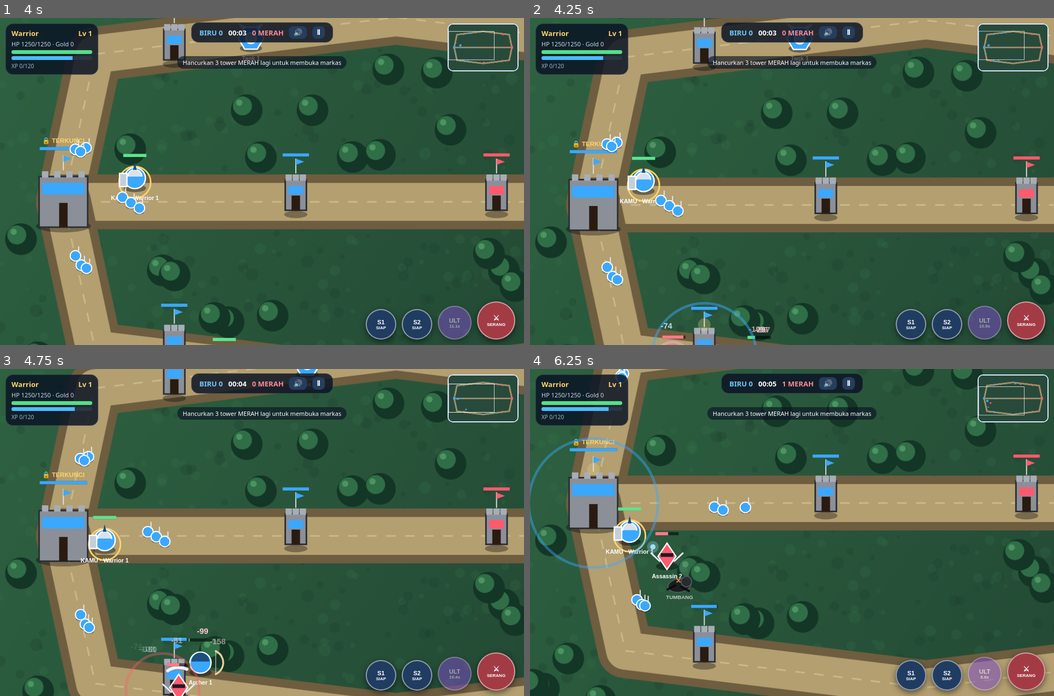
Above: before the commit, frames 1-4 (two rows, left to right).
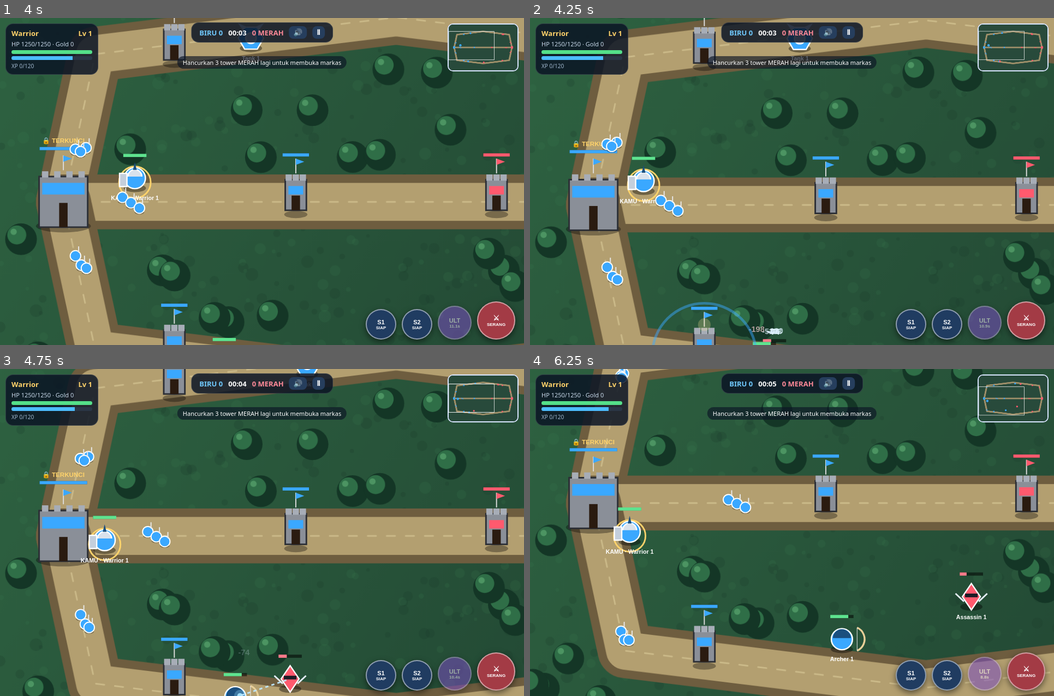
Above: after the commit, the same moments.

Repository: vexelkang-cell/gamepai
Game: browser game, page games/vexel-legend-2-arena/index.html
Same seed, same stepped clock (60 frames per second), same inputs: the game is played once before the commit and once after it.
Inputs:
- Up to frame 1 (4 s): click "MULAI PERTANDINGAN" at 0.27 s; hold Right 1.03-1.53 s; tap Space every 0.5 s from 1.1 to 3.6 s; hold Down 1.58-1.85 s; hold Left 1.9-2.47 s; hold Up 2.52-2.82 s; hold Right 2.87-3.53 s; hold Up 3.58-3.82 s; hold Left from 3.87 s (still down)
- Up to frame 2 (4.25 s): keep holding Left; tap Space at 4.1 s
- Up to frame 3 (4.75 s): release Left at 4.3 s; hold Down 4.35-4.68 s; tap Space at 4.6 s; hold Right from 4.73 s (still down)
- Up to frame 4 (6.25 s): tap Space at 5.1, 5.6, 6.1 s; release Right at 5.23 s; hold Down 5.28-5.55 s; hold Left 5.6-6.17 s; hold Up from 6.22 s (still down)

Frame 1 is identical in both runs. In frame 2, 0.3% of the frame differs, in the area x 11-95%, y 2-100%; in frame 3, 1.4%; in frame 4, 2.5%, in the area x 0-95%, y 0-90%.

Commit message:
Improve enemy hero tower awareness and safer lane pushes

Diff:
--- a/games/vexel-legend-2-arena/index.html
+++ b/games/vexel-legend-2-arena/index.html
@@ -199,6 +199,31 @@
   .map(s=>({s,t:near(blueHeroes,s,360)})).filter(v=>v.t)
   .sort((a,b)=>dist(a.s,h)-dist(b.s,h))[0];
  if(threatenedTower&&(!target||dist(threatenedTower.t,h)<dist(target,h)*1.25))target=threatenedTower.t;
+
+ // AI merah membaca zona tower biru dan tidak asal mengejar target ke dalam jangkauan tower.
+ const enemyTower=S.filter(s=>s.team==='blue'&&s.kind==='tower'&&!s.dead)
+  .map(s=>({s,d:dist(s,h)})).sort((a,b)=>a.d-b.d)[0];
+ if(enemyTower){
+  const tw=enemyTower.s,td=enemyTower.d;
+  const targetUnderTower=!!(target&&dist(target,tw)<tw.rng+45);
+  const alliedMinions=U.filter(v=>!v.dead&&!v.hero&&v.team==='red'&&dist(v,tw)<tw.rng+85).length;
+  const enteringDanger=td<tw.rng+95&&(td<tw.rng+35||targetUnderTower);
+  // Tunggu gelombang minion menjadi tameng sebelum maju menyerang tower.
+  if(enteringDanger&&alliedMinions===0){
+   h.aiTarget=null;
+   if(hp<.52)h.retreating=true;
+   if(h.retreating){
+    const home=Math.hypot(h.x-baseX,h.y-500);
+    if(home>115){steerHero(h,baseX,500,dt);return}
+    stopHero(h,dt);return;
+   }
+   let dx=h.x-tw.x,dy=h.y-tw.y,len=Math.hypot(dx,dy);
+   if(len<1){dx=1;dy=0;len=1}
+   const safe=tw.rng+105;
+   steerHero(h,tw.x+dx/len*safe,tw.y+dy/len*safe,dt);
+   return;
+  }
+ }
  // Tim merah memakai heal dan shield lebih disiplin agar tidak mudah tumbang.
  if(hp<.66){const sk=CL[h.cls].sk;for(let i=sk.length-1;i>=0;i--){const s=sk[i];if(h.sc[i]<=0&&h.mp>=s.c&&(s.t==='heal'||s.heal)){cast(h,i);break}}}
  if(target&&hp<.72){const si=CL[h.cls].sk.findIndex(s=>s.t==='shield');if(si>=0&&h.sc[si]<=0&&h.mp>=CL[h.cls].sk[si].c)cast(h,si)}
